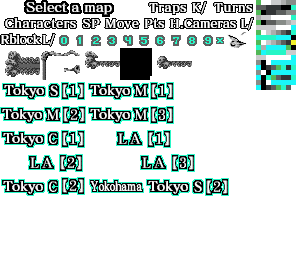
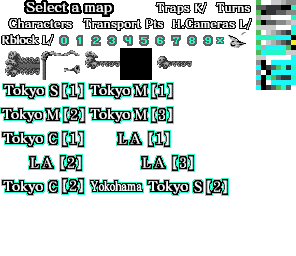
Before/after of a 296px x 256px layered artwork. What changed in the layer stack:
painted on "Rblock L/" over [1, 34, 55, 46]
painted on "H.Cameras L/" over [170, 18, 253, 30]
added layer "Transport Pts" in group "Group 1 copy" over [83, 19, 163, 30]
hid "SP Move Pts", painted on it over [83, 19, 165, 29]
painted on "Characters" over [5, 18, 76, 28]
painted on "Turns" over [214, 3, 253, 12]
painted on "Traps K/" over [149, 2, 207, 14]
